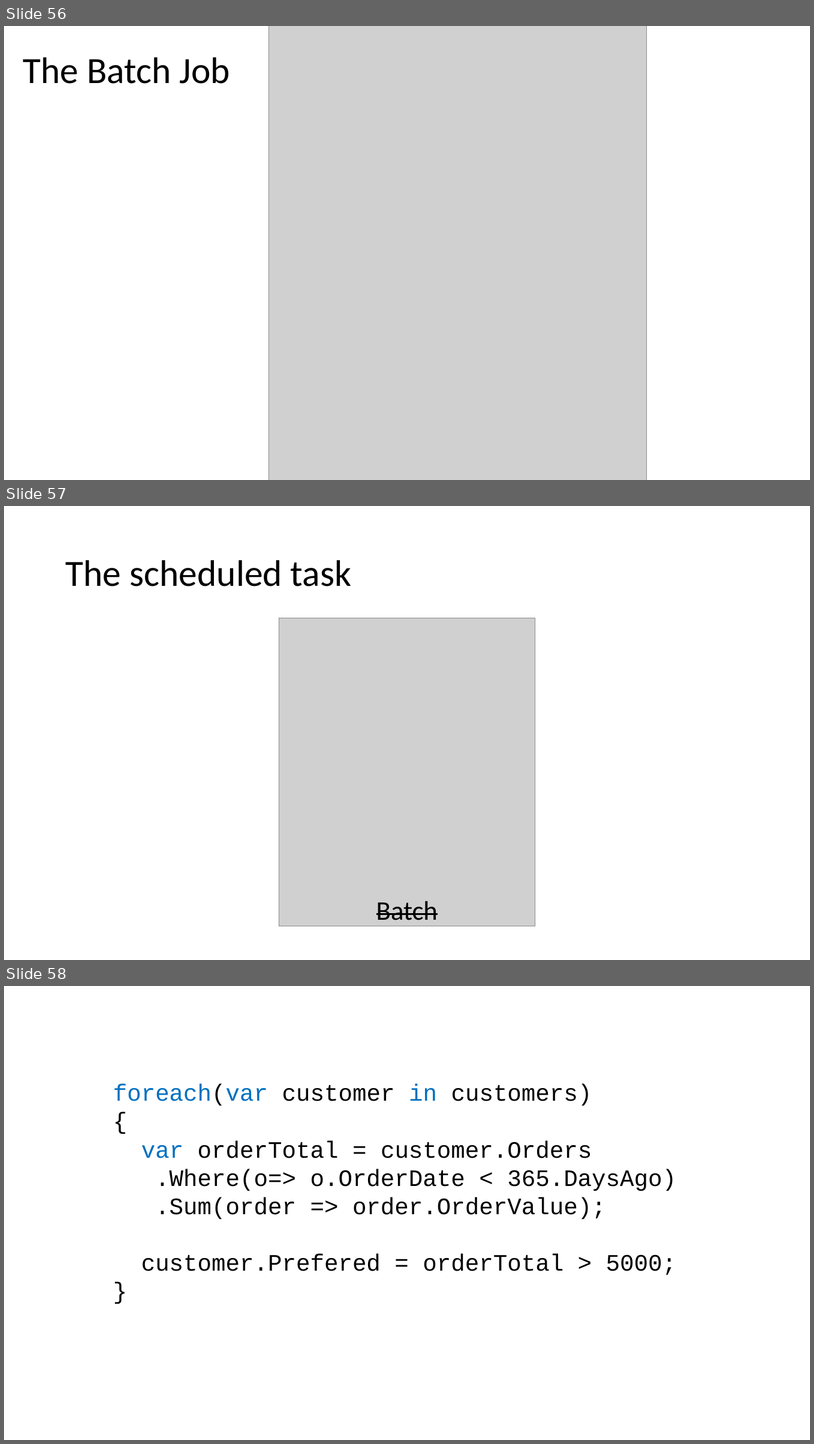
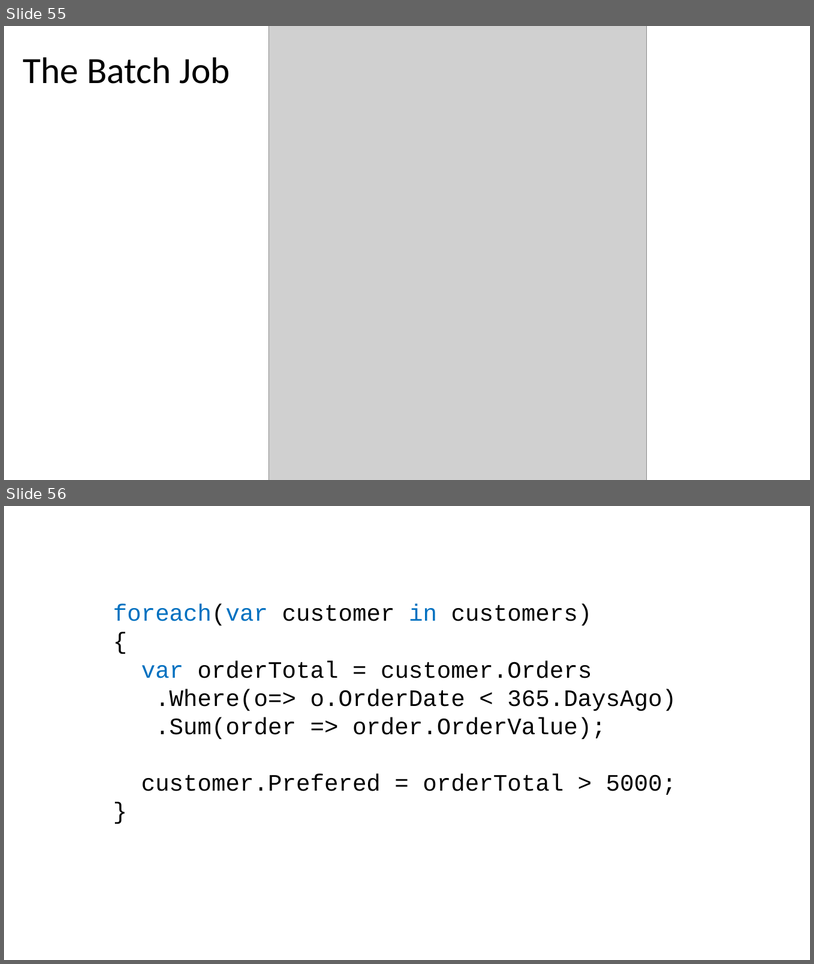
Before and after one commit to Particular/SagaMasterClass, a slide deck: SagaMasterClass.pptx. Shown one above the other, each under a label of ours: slides 56, 57 and 58 before the commit, slides 55 and 56 after it. The pictures are 814x1444 and 814x964 pixels, drawn with LibreOffice and Linux fonts; fonts in the diff are those of the drawing; grey boxes stand for pictures. Boxes give left, top, right and bottom in pixels: in the first picture for what was removed or moved away, otherwise in the second. Text is boxed around its words. In the diff, an @@ line names an element or a change of style, - is before the commit and + after.

```diff
--- a/SagaMasterClass.pptx
+++ b/SagaMasterClass.pptx
@@ slide 57 removed at [4, 506, 810, 960], background #FFFFFF @@
@@ title removed at [65, 560, 351, 586] @@
-The scheduled task
@@ picture removed at [279, 618, 536, 926] @@
@@ text removed at [377, 901, 438, 927] @@
-Batch
@@ what was slide 56 is now slide 55 @@
@@ what was slide 58 is now slide 56 @@
```
Also in this commit, not shown: 9 slides changed, 8 other slides removed.
